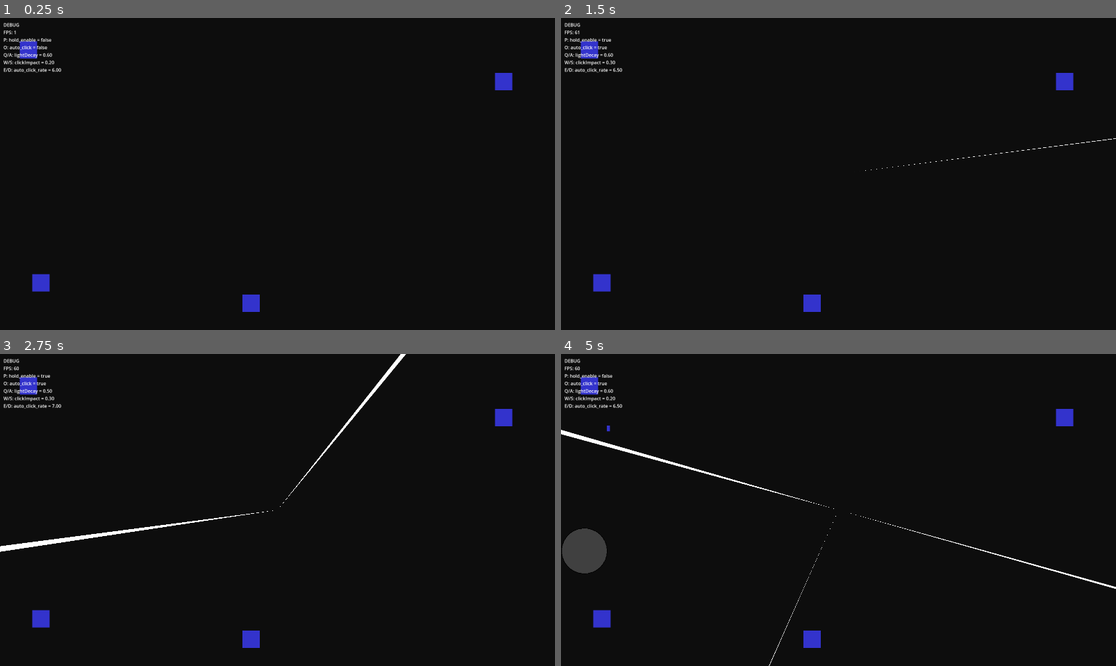
Above: before the commit, frames 1-4 (two rows, left to right).
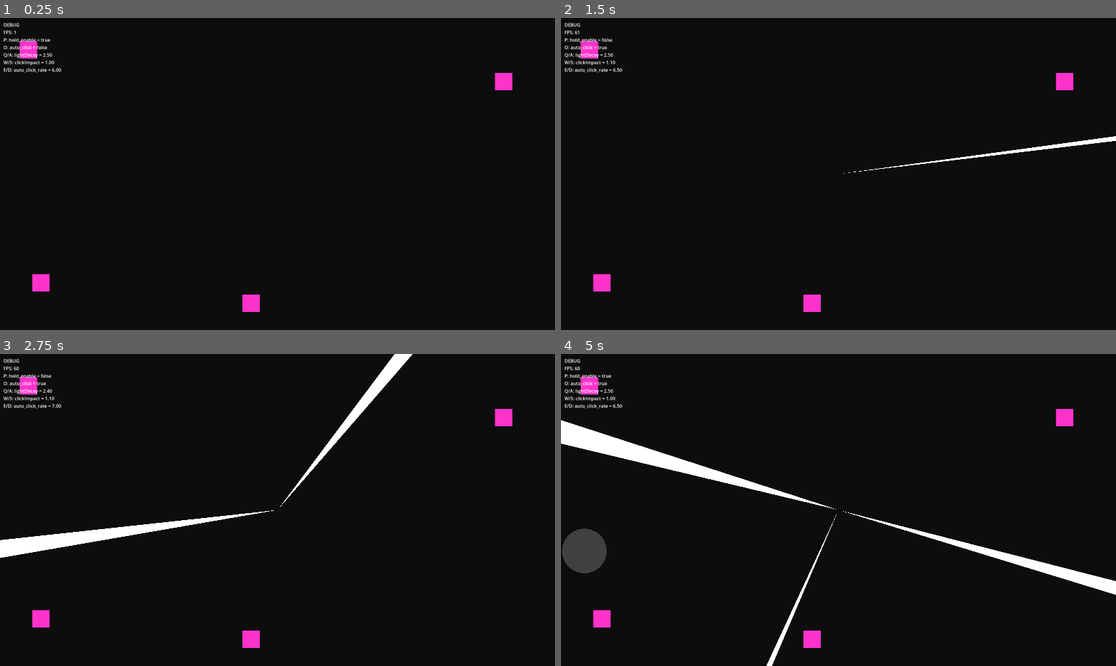
Above: after the commit, the same moments.

Repository: amirblum/OrHaolam-JLM2025
Game: Godot game, scene res://scenes/main/Main.tscn
Two runs of this game, one before a commit and one after it. Both use one fixed random seed, a clock stepped at 60 frames per second and the inputs below.
Inputs (mouse positions are in pixels of both pictures, inside the frame that each line leads up to):
- Up to frame 1 (0.25 s): no input
- Up to frame 2 (1.5 s): tap Enter at 0.5 s; move the mouse to (960, 158) at 0.52 s; hold D 0.53-1.28 s; tap P at 0.6 s; click (960, 158) at 0.67 s; tap Space at 0.77 s; move the mouse to (727, 189) at 1.27 s; hold S from 1.28 s (still down); tap O at 1.35 s
- Up to frame 3 (2.75 s): tap Space at 1.52 s; move the mouse to (333, 441) at 2.02 s; release S at 2.03 s; hold D from 2.03 s (still down); tap Q at 2.1 s
- Up to frame 4 (5 s): move the mouse to (810, 572) at 2.77 s; release D at 2.78 s; hold W 2.78-3.53 s; tap E at 2.85 s; click (810, 572) at 2.92 s; tap Space at 3.02, 3.77, 4.52 s; move the mouse to (1005, 556) at 3.52 s; hold A from 3.53 s (still down); tap T at 3.6 s; move the mouse to (672, 463) at 4.27 s; tap P at 4.35 s

The runs differ from the first frame. In frame 1, 0.8% of the frame differs, in the area x 3-93%, y 6-95%; in frame 2, 1.1%; in frame 3, 2.4%; in frame 4, 3.7%, in the area x 0-100%, y 6-100%.

Commit message:
cities persons stop
persons and cities stop when they are fully in the light

Diff:
--- a/scenes/city/City.gd
+++ b/scenes/city/City.gd
@@ -7,22 +7,49 @@
 # Preload the person scene
 @onready var person_scene = preload("res://scenes/person/Person.tscn")
 
+# Reference to the visual ColorRect
+@onready var visual: ColorRect = $Visual
+
 # Export variables for configuration
 @export var spawn_rate: float = 1.0  # persons per second
 @export var spawn_rate_variance: float = 0.05  # random offset range (-x to x) for time until next spawn
 @export var max_spawn_radius: float = 50.0  # maximum spawn radius from city
 @export var min_spawn_radius: float = 10.0  # minimum spawn radius from city
 @export var city_name: String = "City"  # city name
+@export var light_check_radius: float = 50.0  # radius for checking light state
 
 # Timer accumulator for spawn rate
 var _spawn_accum := 0.0
 
+# Light state: 0.0 (dark), 0.5 (partial), 1.0 (fully lit)
+var light_state: float = 0.0
+
+# Reference to the player node
+var _player: Node2D = null
+
+func _ready() -> void:
+	# Get reference to the player node
+	_player = get_node_or_null("/root/Main/Player")
+	if _player == null:
+		push_warning("City: Could not find Player node at /root/Main/Player")
+
 func _process(delta: float) -> void:
+	# Update light state from player's light_state method
+	if _player != null and _player.has_method("light_state"):
+		light_state = _player.call("light_state", global_position, light_check_radius)
+
+	if light_state >= 1.0:
+		visual.color = Color(0.85, 0.85, 0.85, 1.0)
+
+	if light_state <= 0:
+		visual.color = Color(1, 0.2, 0.8, 1)
+
 	if spawn_rate <= 0.0:
 		return
 
 	var period := 1.0 / spawn_rate
-	_spawn_accum += delta
+	if light_state < 1.0:
+		_spawn_accum += delta
 
 	while _spawn_accum >= period:
 		_spawn_accum -= period
--- a/scenes/main/Main.tscn
+++ b/scenes/main/Main.tscn
@@ -9,9 +9,10 @@
 DEBUG = true
 
 [node name="Player" parent="." instance=ExtResource("2_player")]
-clickImpact = 0.2
+clickImpact = 1.0
 minClickDist = 4.0
-lightDecay = 0.6
+lightDecay = 2.5
+hold_enable = true
 auto_click_rate = 6.0
 
 [node name="Beams" type="Node2D" parent="Player"]
@@ -20,28 +21,28 @@
 
 [node name="City1" parent="Cities" instance=ExtResource("3_city")]
 position = Vector2(98, 110)
-spawn_rate = 0.3
+spawn_rate = 0.15
 spawn_rate_variance = 0.5
 max_spawn_radius = 350.0
 min_spawn_radius = 50.0
 
 [node name="City2" parent="Cities" instance=ExtResource("3_city")]
 position = Vector2(1742, 220)
-spawn_rate = 0.2
+spawn_rate = 0.15
 spawn_rate_variance = 0.75
 max_spawn_radius = 400.0
 min_spawn_radius = 50.0
 
 [node name="City3" parent="Cities" instance=ExtResource("3_city")]
 position = Vector2(868, 988)
-spawn_rate = 0.1
+spawn_rate = 0.15
 spawn_rate_variance = 0.6
-max_spawn_radius = 500.0
+max_spawn_radius = 300.0
 min_spawn_radius = 50.0
 
 [node name="City4" parent="Cities" instance=ExtResource("3_city")]
 position = Vector2(142, 917)
-spawn_rate = 0.1
+spawn_rate = 0.15
 spawn_rate_variance = 0.6
 max_spawn_radius = 500.0
 min_spawn_radius = 50.0
--- a/scenes/person/Person.gd
+++ b/scenes/person/Person.gd
@@ -3,38 +3,45 @@
 
 # Movement configuration (PRD parameters)
 @export var move_pulse_speed: float = 1.5 # Seconds between movement pulses, PRD `movePulseSpeed`
-@export var walk_distance: float = 20.0 # Distance moved per pulse, PRD `walkDistance`
-@export var drunkness: float = 0.3 # Random angle offset factor (radians), PRD `drunkness`
+@export var walk_distance: float = 15.0 # Distance moved per pulse, PRD `walkDistance`
+@export var drunkness: float = 0.4 # Random angle offset factor (radians), PRD `drunkness`
 @export var lightSteal: float = 10.0 # Light stolen when Person touches Jerusalem, PRD `lightSteal`
 @export var PersonRadius: float = 10.0
 
+# Reference to the visual ColorRect
+@onready var visual: ColorRect = $Visual
 
 # Internal state
 var _pulse_accum := 0.0
 var _player_node: Node2D = null
+var state: float = 0.0 # Light state: 0.0 = dark, 0.5 = partial, 1.0 = engulfed
 
 func _ready() -> void:
-	# Find the Player node to access JerusalemRadius and lightBank
-	_find_player_node()
-
-func _find_player_node() -> void:
-	# Traverse up the tree to find the Main node, then find Player
-	# Person -> Persons -> Main -> Player
-	var current := get_parent()
-	while current != null:
-		_player_node = current.get_node_or_null("Player")
-		if _player_node != null:
-			break
-		current = current.get_parent()
+	# Get reference to the player node
+	_player_node = get_node_or_null("/root/Main/Player")
+	if _player_node == null:
+		push_warning("Person: Could not find Player node at /root/Main/Player")
 
 func _process(delta: float) -> void:
+	# Update light state from player's light_state method
+	if _player_node != null and _player_node.has_method("light_state"):
+		state = _player_node.call("light_state", global_position, PersonRadius)
+
+	# Update visual color based on state
+	if state >= 1.0:
+		visual.color = Color(0.8, 0.8, 0.8, 1)
+
+	if state <= 0:
+		visual.color = Color(1, 0.2, 0.8, 1)
+
 	# Only move if we're in dark state (for now, always move - state management comes later)
 	# Movement pulses occur every move_pulse_speed seconds
 	if move_pulse_speed <= 0.0:
 		return
 
 	var period := move_pulse_speed
-	_pulse_accum += delta
+	if state < 1.0:
+		_pulse_accum += delta
 
 	while _pulse_accum >= period:
 		_pulse_accum -= period
Not shown: 1 places in scenes/main/Main.tscn that only renumber resources
